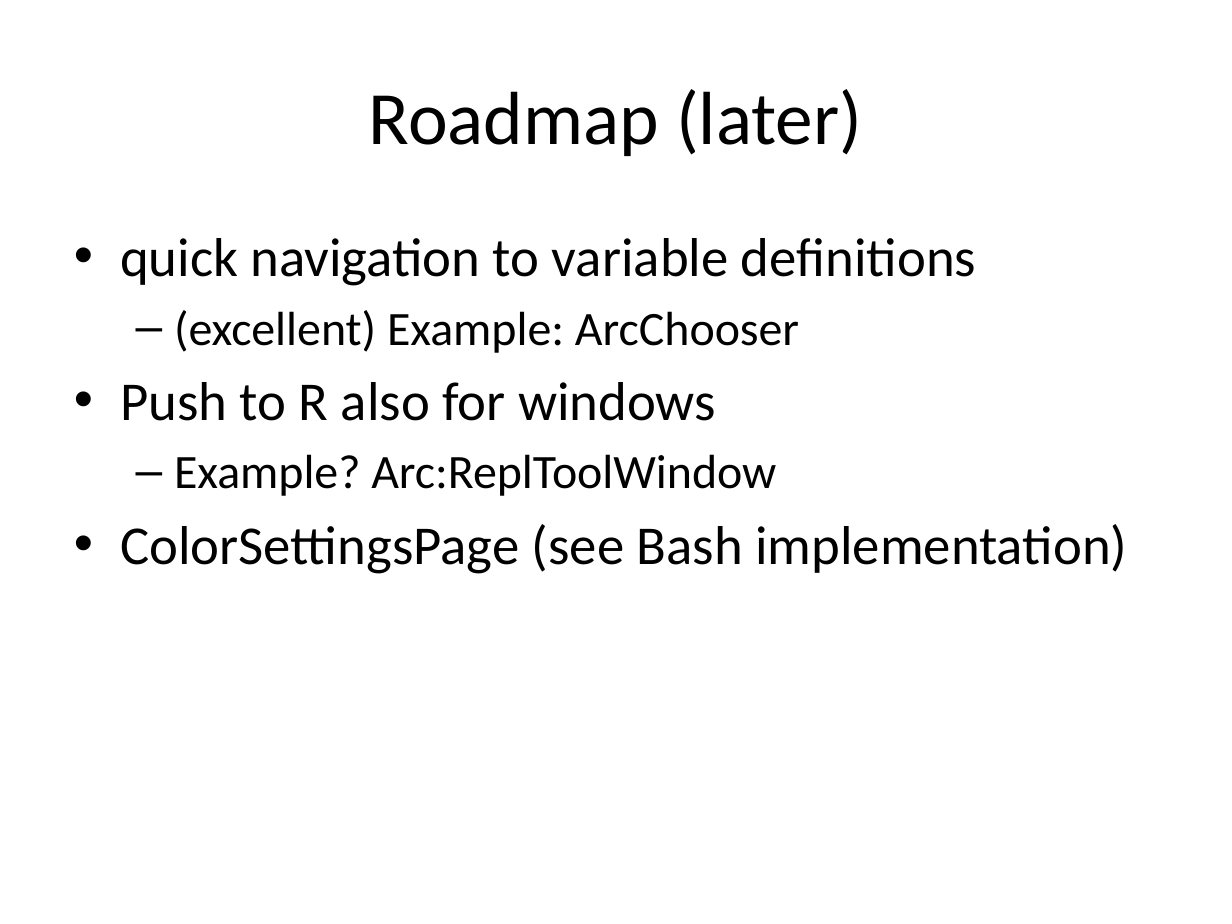
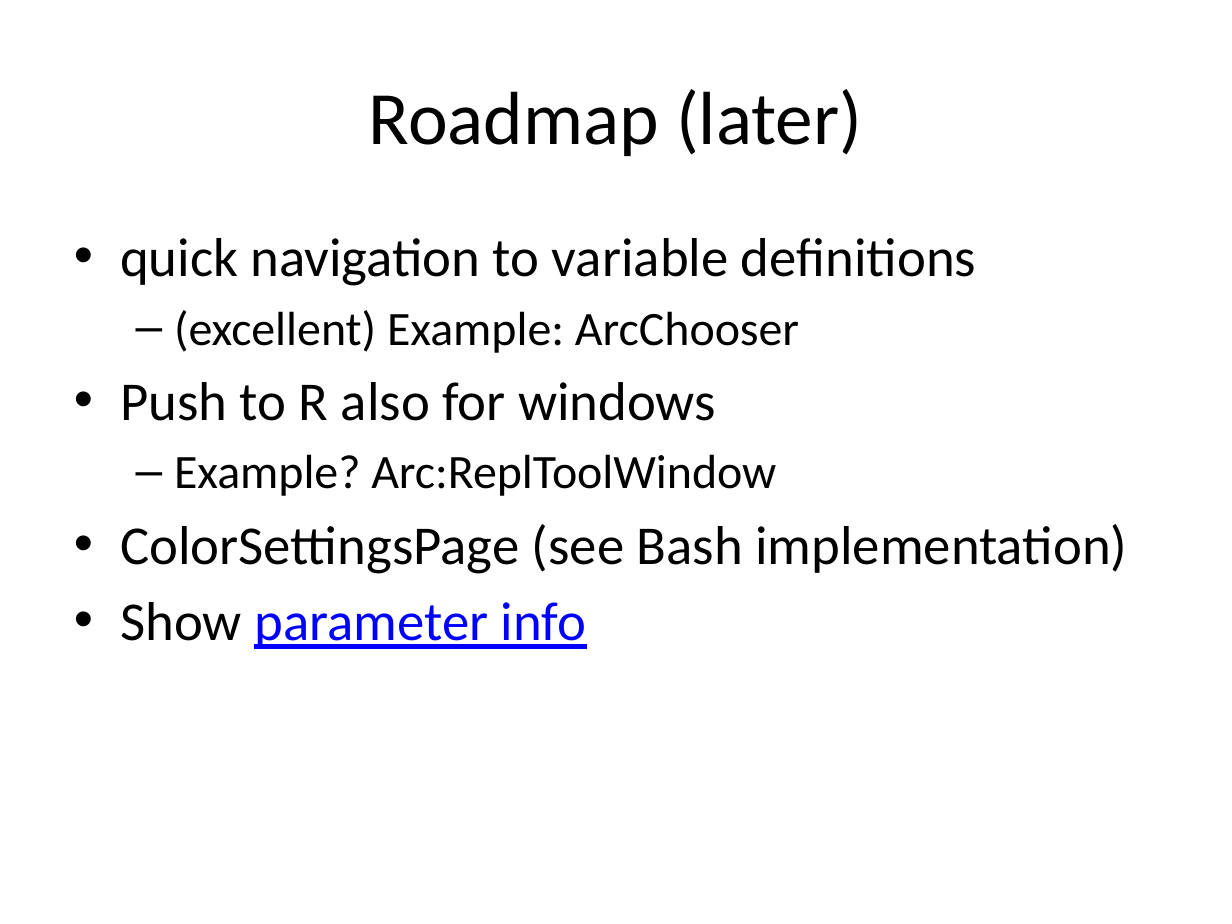
Before and after one commit to holgerbrandl/r4intellij, a slide deck: slide 6 of R4Intellij.pptx (slide 5 before the commit). Drawn at 1232x924 pixels with LibreOffice and Linux fonts; fonts in the diff are those of the drawing. Boxes give left, top, right and bottom in pixels: in the first picture for what was removed or moved away, otherwise in the second. Text is boxed around its words. In the diff, an @@ line names an element or a change of style, - is before the commit and + after.

```diff
--- a/R4Intellij.pptx
+++ b/R4Intellij.pptx
@@ text at [120, 602, 586, 649]: paragraph added @@
+• Show parameter info
```
Also in this commit, not shown: 1 other slide changed, 13 slides added, 4 other files.
